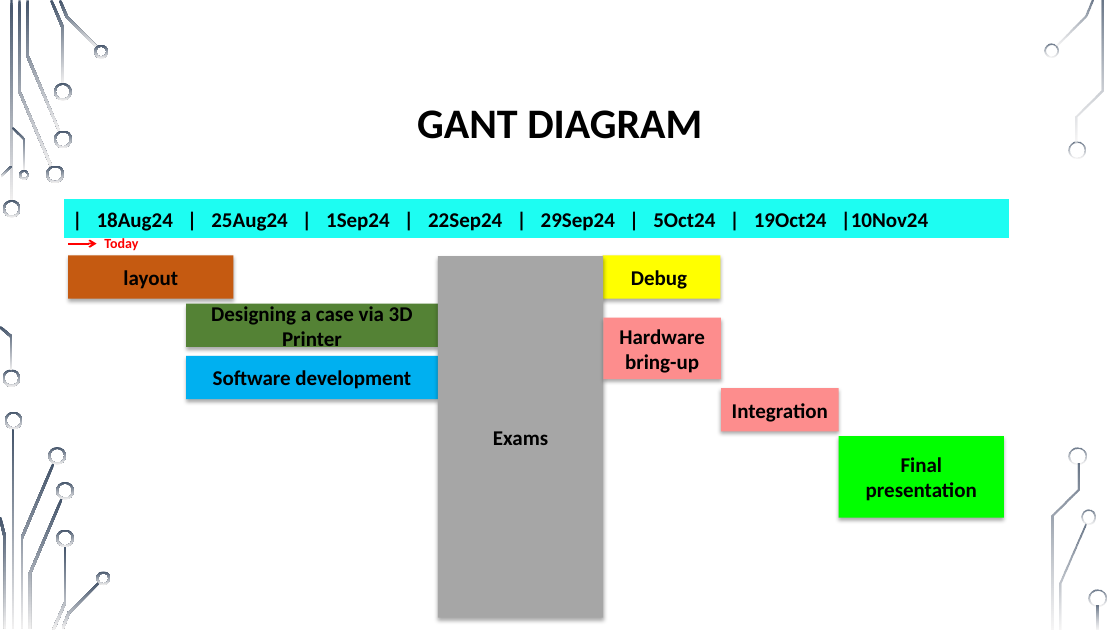
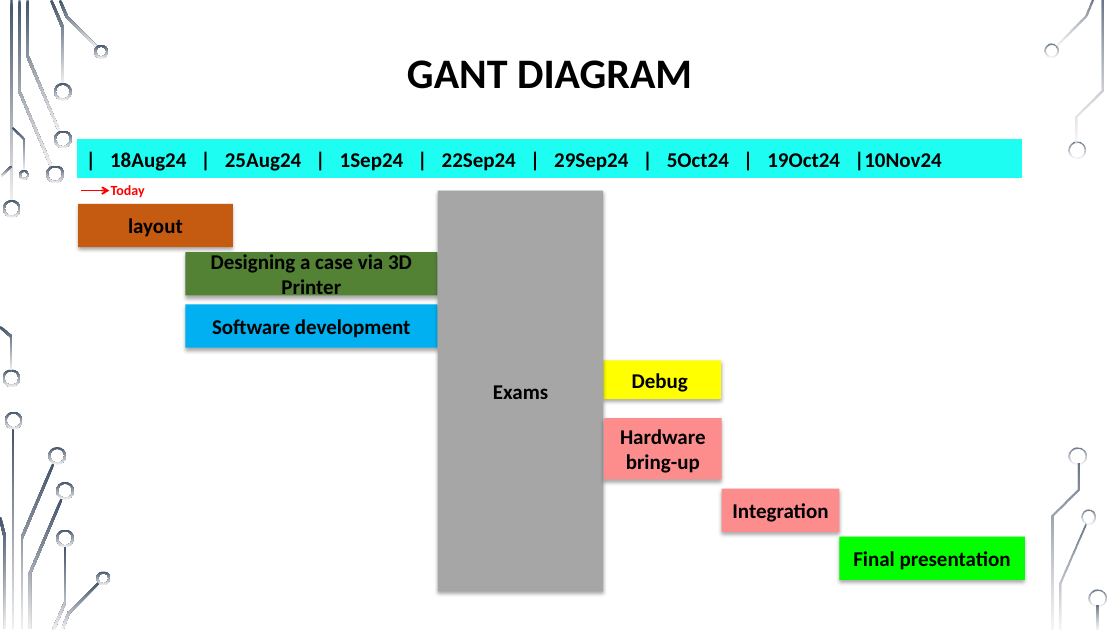
Before and after one commit to muhammad0bi/Technion_044167_E.E._project_A_IOT-Barcode_cheker, a slide deck: slide 16 of Presntations/Midterm presentation IOT Barcode checker 7681.pptx. Drawn at 1120x630 pixels with LibreOffice and Linux fonts; fonts in the diff are those of the drawing; background and template pictures are left out. Boxes give left, top, right and bottom in pixels: in the first picture for what was removed or moved away, otherwise in the second. Text is boxed around its words. In the diff, an @@ line names an element or a change of style, - is before the commit and + after.

Commit message:
mod of work, GANT and until now slides changed

```diff
--- a/Presntations/Midterm presentation IOT Barcode checker 7681.pptx
+++ b/Presntations/Midterm presentation IOT Barcode checker 7681.pptx
@@ title "GANT DIAGRAM": place and size @@
-title "GANT DIAGRAM" at box(417, 110, 702, 139)
+title "GANT DIAGRAM" at box(407, 60, 692, 89)
@@ math minus "| 18Aug24 | 25Aug24 | ...": place and size @@
-math minus "| 18Aug24 | 25Aug24 | ..." at box(0, 139, 1120, 300)
+math minus "| 18Aug24 | 25Aug24 | ..." at box(0, 78, 1120, 239)
@@ text "Today": place and size @@
-text "Today" at box(104, 236, 138, 251)
+text "Today" at box(111, 185, 145, 198)
@@ rectangle "layout": place and size @@
-rectangle "layout" at box(68, 255, 234, 299)
+rectangle "layout" at box(78, 204, 233, 248)
@@ arrow moved from (68, 244) - (97, 244) to (81, 191) - (109, 191) @@
@@ rectangle "Exams": place and size @@
-rectangle "Exams" at box(438, 256, 603, 618)
+rectangle "Exams" at box(438, 191, 603, 592)
@@ rectangle "Designing a case via 3D ...": place and size @@
-rectangle "Designing a case via 3D ..." at box(187, 303, 439, 347)
+rectangle "Designing a case via 3D ..." at box(186, 252, 438, 296)
@@ rectangle "Software development": place and size @@
-rectangle "Software development" at box(187, 356, 439, 400)
+rectangle "Software development" at box(186, 304, 438, 348)
@@ rectangle "Debug": place and size @@
-rectangle "Debug" at box(602, 255, 720, 299)
+rectangle "Debug" at box(603, 360, 721, 399)
@@ rectangle "Hardware bring-up": place and size @@
-rectangle "Hardware bring-up" at box(603, 318, 721, 379)
+rectangle "Hardware bring-up" at box(604, 418, 722, 480)
@@ rectangle "Integration": place and size @@
-rectangle "Integration" at box(721, 388, 839, 432)
+rectangle "Integration" at box(722, 489, 839, 533)
@@ rectangle "Final presentation": place and size @@
-rectangle "Final presentation" at box(839, 436, 1004, 518)
+rectangle "Final presentation" at box(839, 537, 1025, 581)
```
Also in this commit, not shown: 3 other slides changed.
